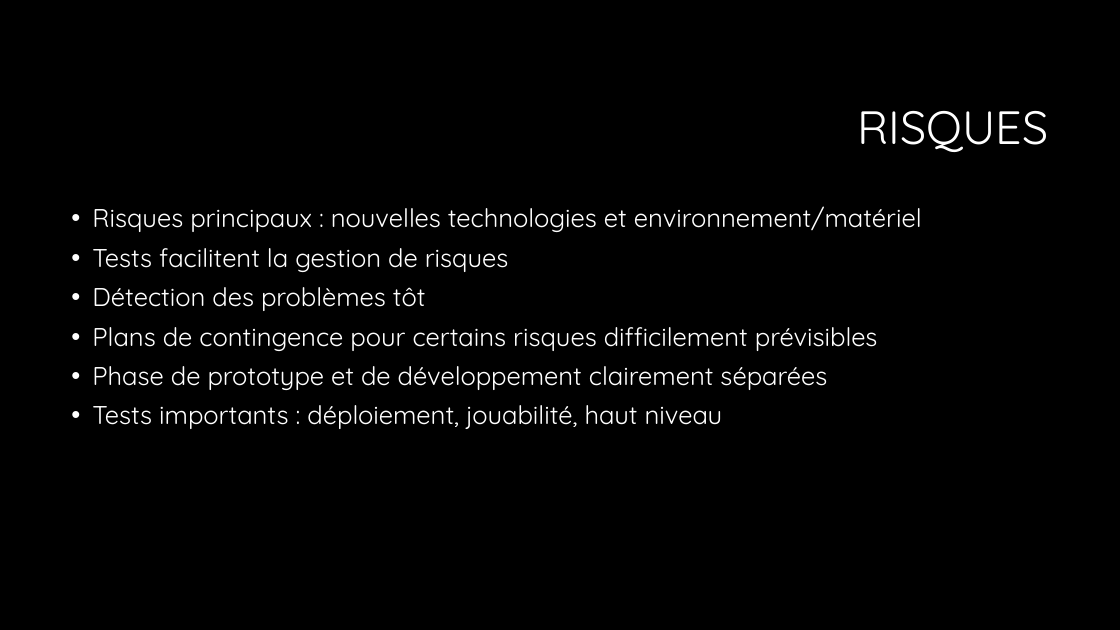
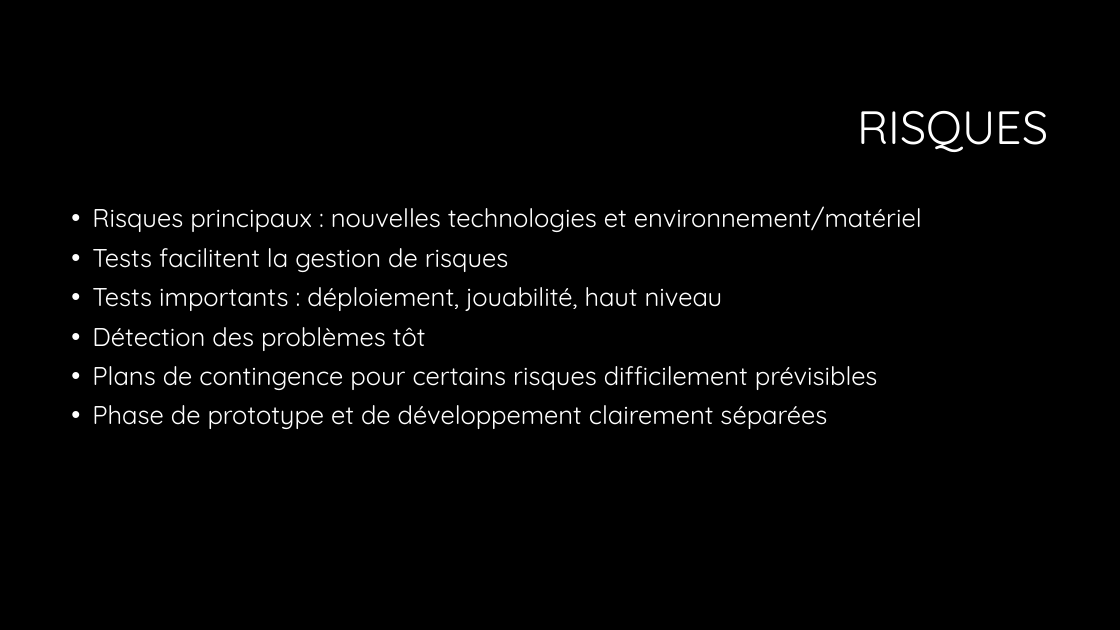
Before and after one commit to delislesim/Laval-Virtual-2014, a slide deck: slide 8 of Documentations/RemiseMiSession/Presentation_alexandre.pptx. Drawn at 1120x630 pixels with LibreOffice and Linux fonts; fonts in the diff are those of the drawing; background and template pictures are left out. Boxes give left, top, right and bottom in pixels: in the first picture for what was removed or moved away, otherwise in the second. Text is boxed around its words. In the diff, an @@ line names an element or a change of style, - is before the commit and + after.

```diff
--- a/Documentations/RemiseMiSession/Presentation_alexandre.pptx
+++ b/Documentations/RemiseMiSession/Presentation_alexandre.pptx
@@ text at <box>92,287,723,311</box>: paragraph added @@
+• Tests importants : déploiement, jouabilité, haut niveau
@@ text at <box>92,405,723,429</box>: paragraph removed @@
-• Tests importants : déploiement, jouabilité, haut niveau
```
Also in this commit, not shown: 1 other slide changed.
